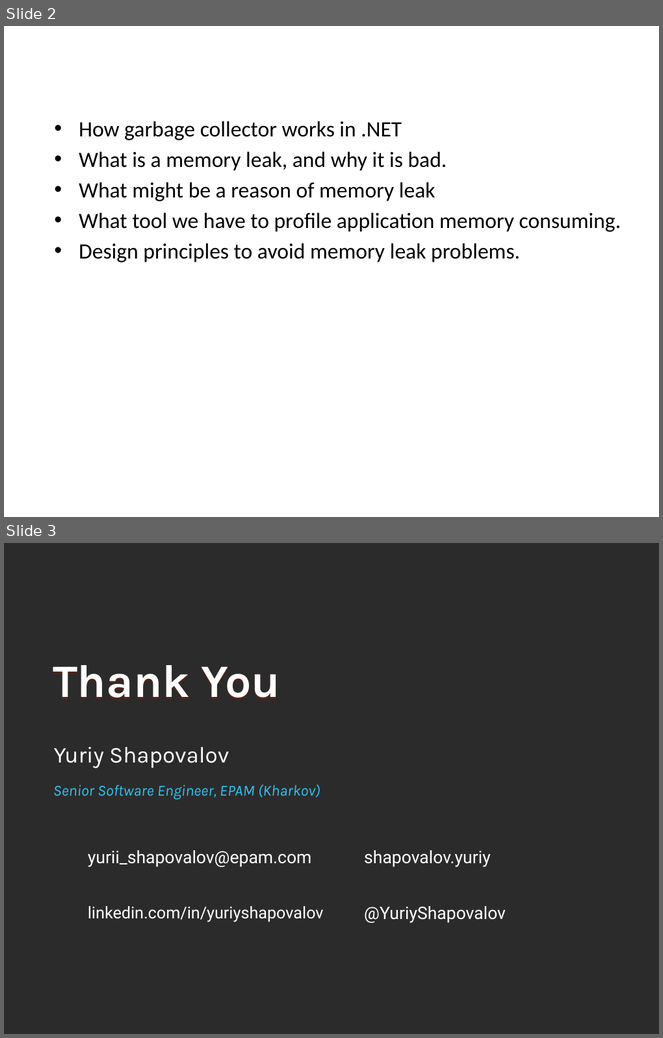
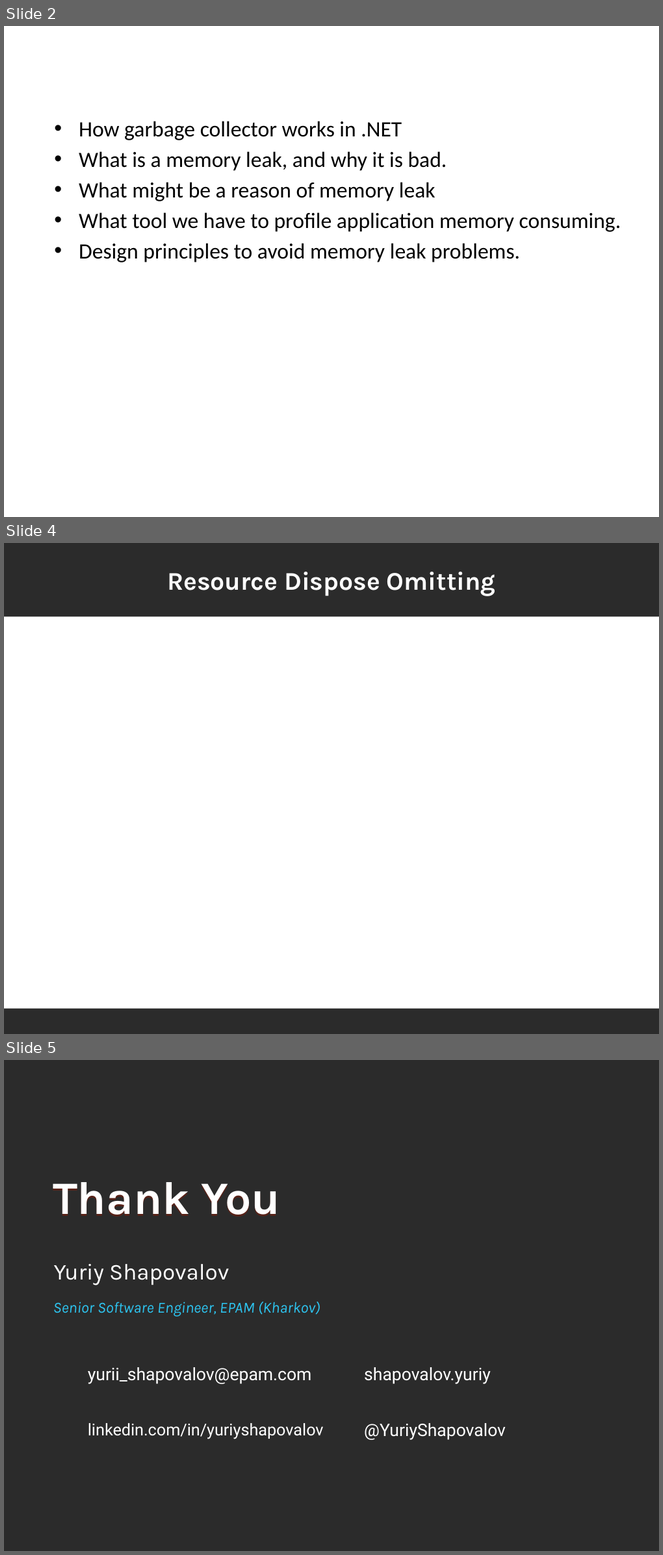
Before and after one commit to yuriyshapovalov/slides, a slide deck: ppt/Garbage Collection and Memory Leak Avoidance in .NET.pptx. Shown one above the other, each under a label of ours: slides 2 and 3 before the commit, slides 2, 4 and 5 after it; the slides between them are not shown. The pictures are 663x1038 and 663x1555 pixels, drawn with LibreOffice and Linux fonts; fonts in the diff are those of the drawing; background and template pictures are left out; a plain dark background stands for a picture behind light text. Boxes give left, top, right and bottom in pixels: in the first picture for what was removed or moved away, otherwise in the second. Text is boxed around its words. In the diff, an @@ line names an element or a change of style, - is before the commit and + after.

```diff
--- a/ppt/Garbage Collection and Memory Leak Avoidance in .NET.pptx
+++ b/ppt/Garbage Collection and Memory Leak Avoidance in .NET.pptx
@@ slide 4 added at [4, 543, 659, 1034], background picture (left out) @@
@@ title added at [167, 572, 496, 596], 28 pt, text #FFFFFF, bold @@
+Resource Dispose Omitting
@@ rectangle added at [4, 617, 659, 1009], fill #FFFFFF @@
@@ what was slide 3 is now slide 5 @@
```
Also in this commit, not shown: 1 other slide added.
